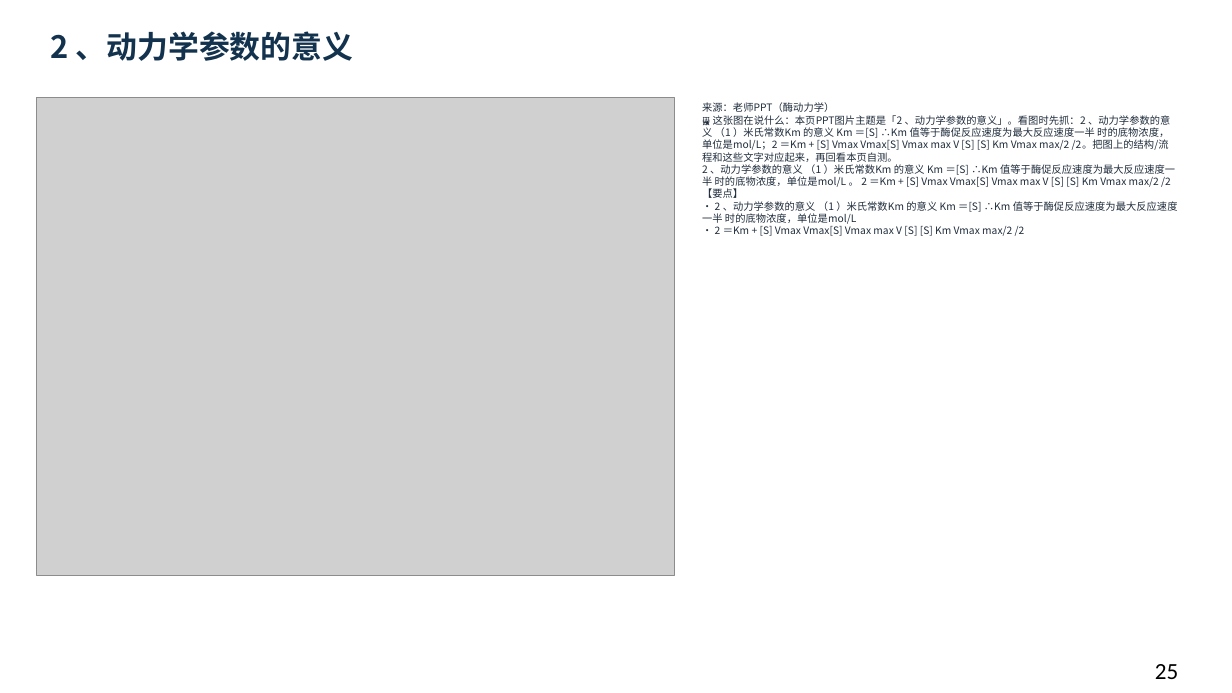
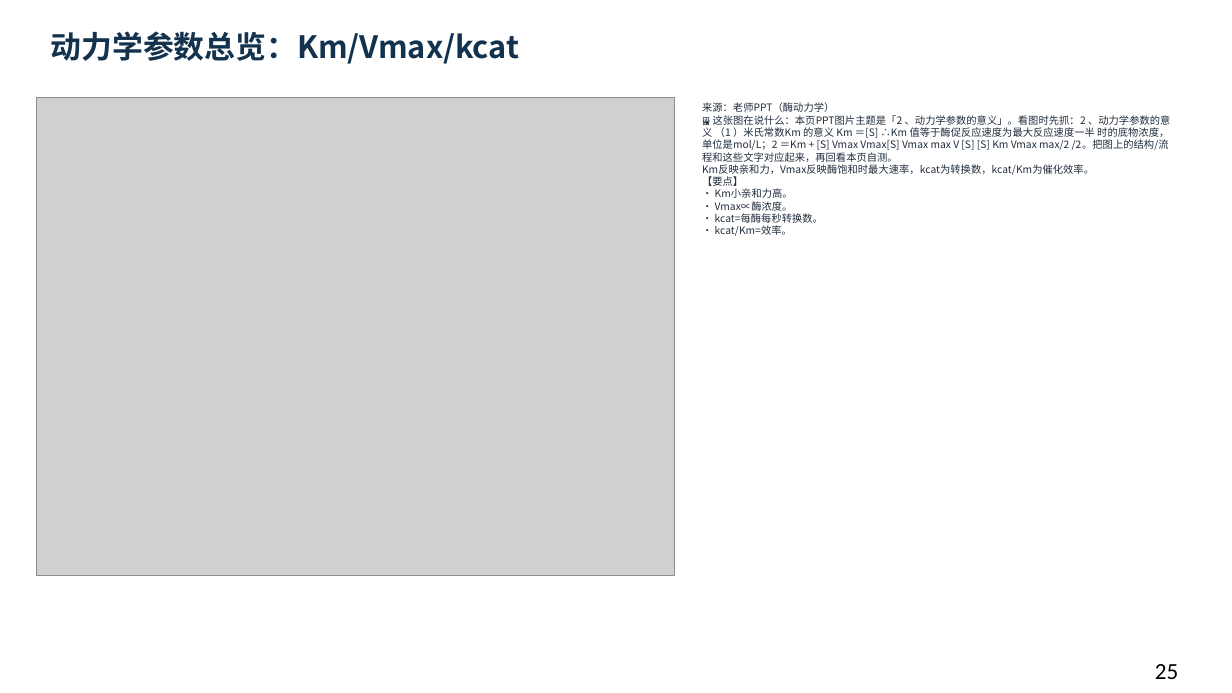
Before and after one commit to newkan-li/Biochemistry, a slide deck: slide 25 of downloads/bc07-ai-style.pptx. Drawn at 1232x693 pixels with LibreOffice and Linux fonts; fonts in the diff are those of the drawing; grey boxes stand for pictures. Boxes give left, top, right and bottom in pixels: in the first picture for what was removed or moved away, otherwise in the second. Text is boxed around its words. In the diff, an @@ line names an element or a change of style, - is before the commit and + after.

```diff
--- a/downloads/bc07-ai-style.pptx
+++ b/downloads/bc07-ai-style.pptx
@@ text at [51,31,520,64]: text changed @@
-2 、动力学参数的意义
+动力学参数总览：Km/Vmax/kcat
@@ text at [702,102,1170,236]: text changed @@
-来源：老师PPT（酶动力学）
-🖼 这张图在说什么：本页PPT图片主题是「2 、动力学参数的意义」。看图时先抓：2 、动力学参数的意义 （1 ）米氏常数Km 的意义 Km ＝[S] ∴Km 值等于酶促反应速度为最大反应速度一半 时的底物浓度，单位是mol/L；2 ＝Km + [S] Vmax Vmax[S] Vmax max V [S] [S] Km Vmax max/2 /2。把图上的结构/流程和这些文字对应起来，再回看本页自测。
-2 、动力学参数的意义 （1 ）米氏常数Km 的意义 Km ＝[S] ∴Km 值等于酶促反应速度为最大反应速度一半 时的底物浓度，单位是mol/L 。 2 ＝Km + [S] Vmax Vmax[S] Vmax max V [S] [S] Km Vmax max/2 /2
-【要点】
-• 2 、动力学参数的意义 （1 ）米氏常数Km 的意义 Km ＝[S] ∴Km 值等于酶促反应速度为最大反应速度一半 时的底物浓度，单位是mol/L
-• 2 ＝Km + [S] Vmax Vmax[S] Vmax max V [S] [S] Km Vmax max/2 /2
+来源：老师PPT（酶动力学）
+🖼 这张图在说什么：本页PPT图片主题是「2 、动力学参数的意义」。看图时先抓：2 、动力学参数的意义 （1 ）米氏常数Km 的意义 Km ＝[S] ∴Km 值等于酶促反应速度为最大反应速度一半 时的底物浓度，单位是mol/L；2 ＝Km + [S] Vmax Vmax[S] Vmax max V [S] [S] Km Vmax max/2 /2。把图上的结构/流程和这些文字对应起来，再回看本页自测。
+Km反映亲和力，Vmax反映酶饱和时最大速率，kcat为转换数，kcat/Km为催化效率。
+【要点】
+• Km小亲和力高。
+• Vmax∝酶浓度。
+• kcat=每酶每秒转换数。
+• kcat/Km=效率。
```
Also in this commit, not shown: 21 other slides changed, 5 other files.
